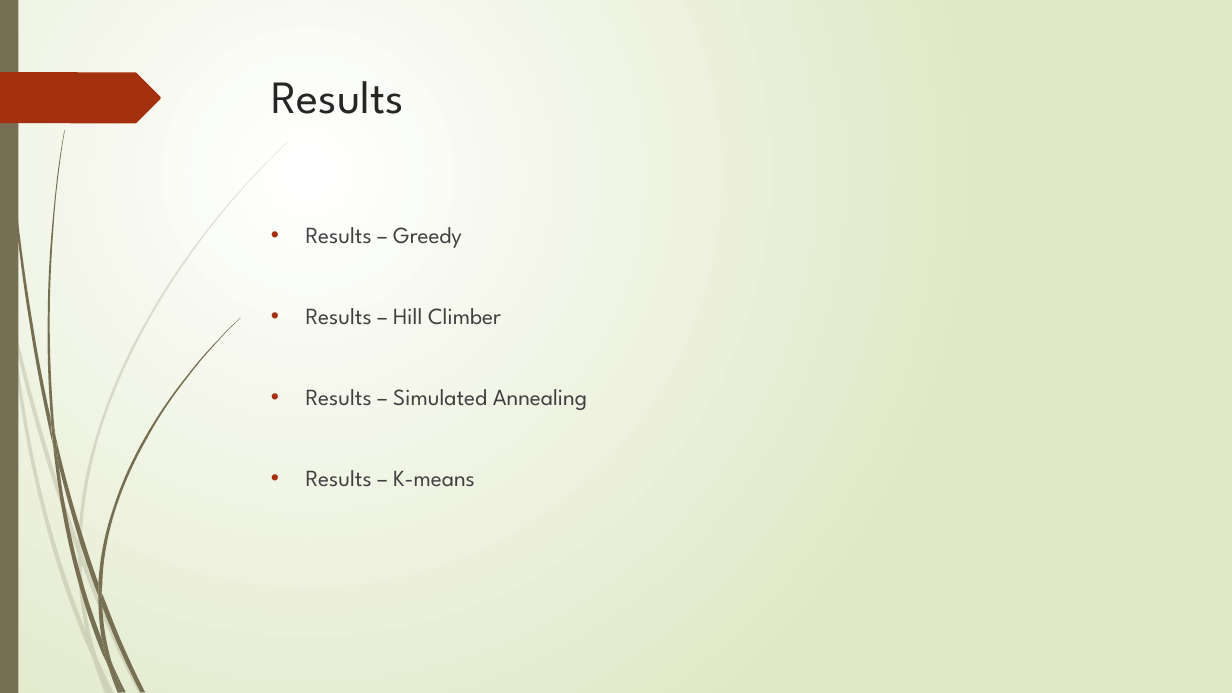
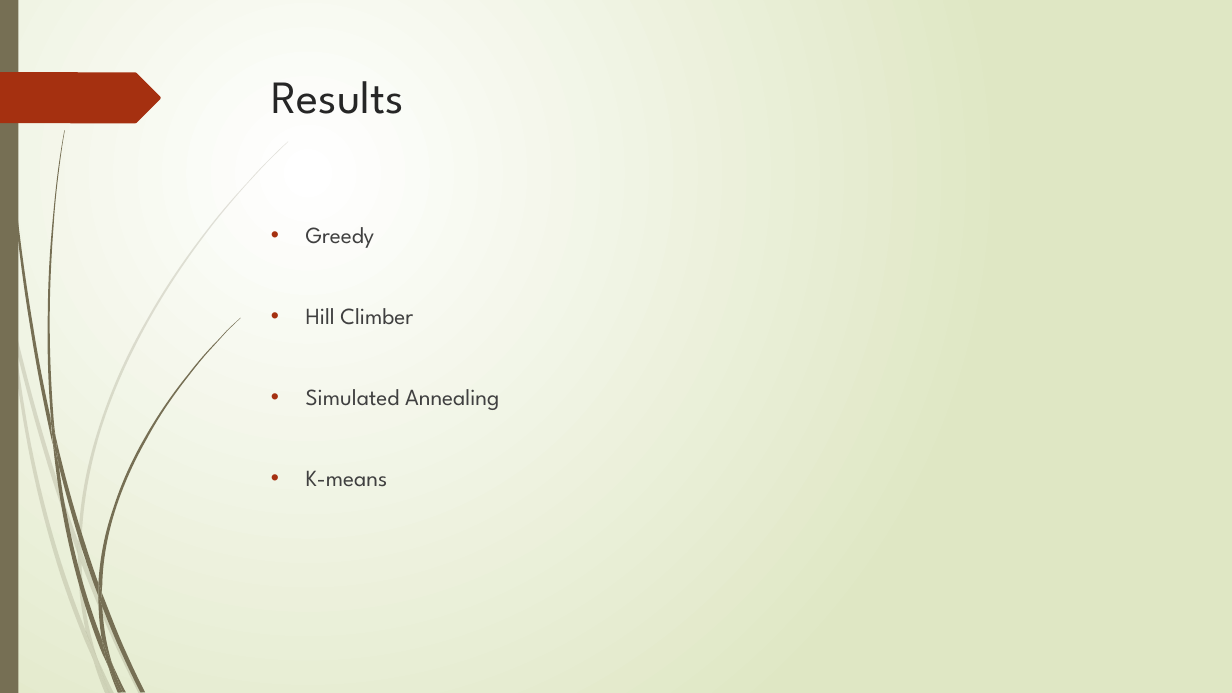
Before and after one commit to broekm006/SmartGrid, a slide deck: slide 11 of Final_V2.pptx. Drawn at 1232x693 pixels with LibreOffice and Linux fonts; fonts in the diff are those of the drawing. Boxes give left, top, right and bottom in pixels: in the first picture for what was removed or moved away, otherwise in the second. Text is boxed around its words. In the diff, an @@ line names an element or a change of style, - is before the commit and + after.

```diff
--- a/Final_V2.pptx
+++ b/Final_V2.pptx
@@ text at (306,227,499,487): text changed @@
-• Results – Greedy
-• Results – Hill Climber
-• Results – Simulated Annealing
-• Results – K-means
+• Greedy
+• Hill Climber
+• Simulated Annealing
+• K-means
```
Also in this commit, not shown: 9 other slides changed.
